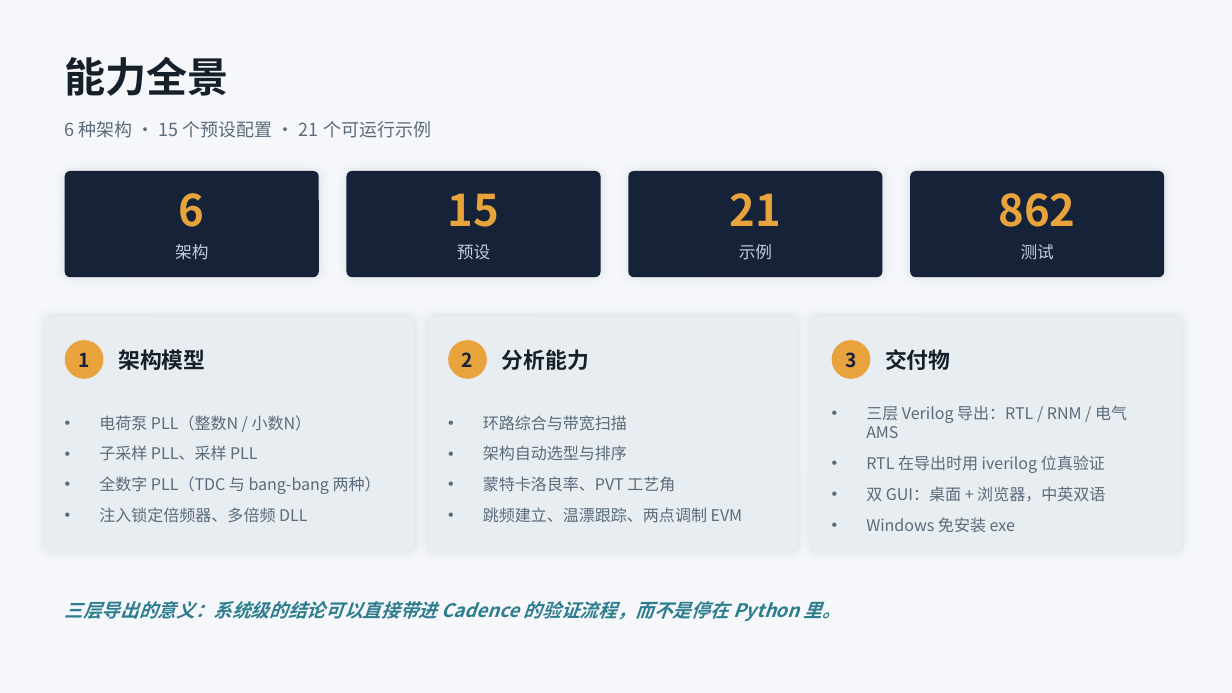
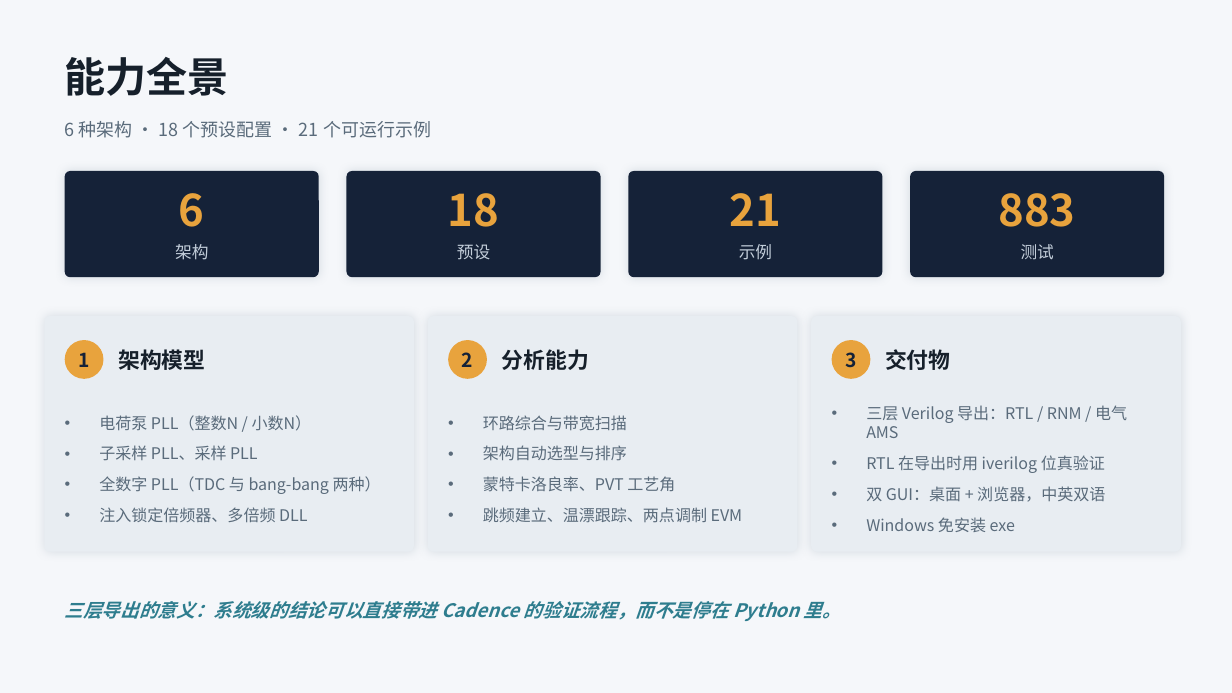
Before and after one commit to alexyudragonsword-collab/pll_simulator, a slide deck: slide 3 of docs/reports/pllsim-项目总结-v0.9.3.pptx. Drawn at 1232x693 pixels with LibreOffice and Linux fonts; fonts in the diff are those of the drawing. Boxes give left, top, right and bottom in pixels: in the first picture for what was removed or moved away, otherwise in the second. Text is boxed around its words. In the diff, an @@ line names an element or a change of style, - is before the commit and + after.

```diff
--- a/docs/reports/pllsim-项目总结-v0.9.3.pptx
+++ b/docs/reports/pllsim-项目总结-v0.9.3.pptx
@@ text at box(65, 121, 431, 138): text changed @@
-6 种架构 · 15 个预设配置 · 21 个可运行示例
+6 种架构 · 18 个预设配置 · 21 个可运行示例
@@ text at box(448, 193, 499, 227): text changed @@
-15
+18
@@ text at box(999, 193, 1076, 227): text changed @@
-862
+883
```
Also in this commit, not shown: 3 other slides changed, 17 other files.
